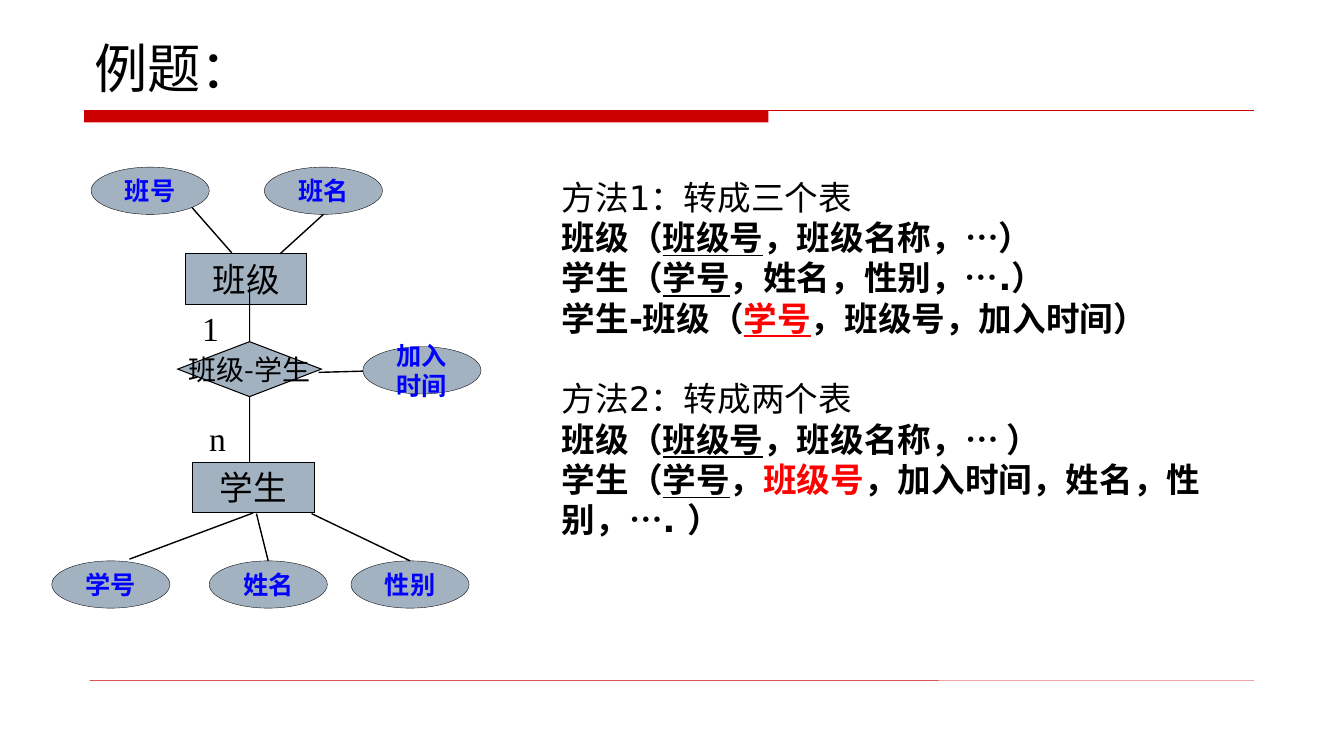
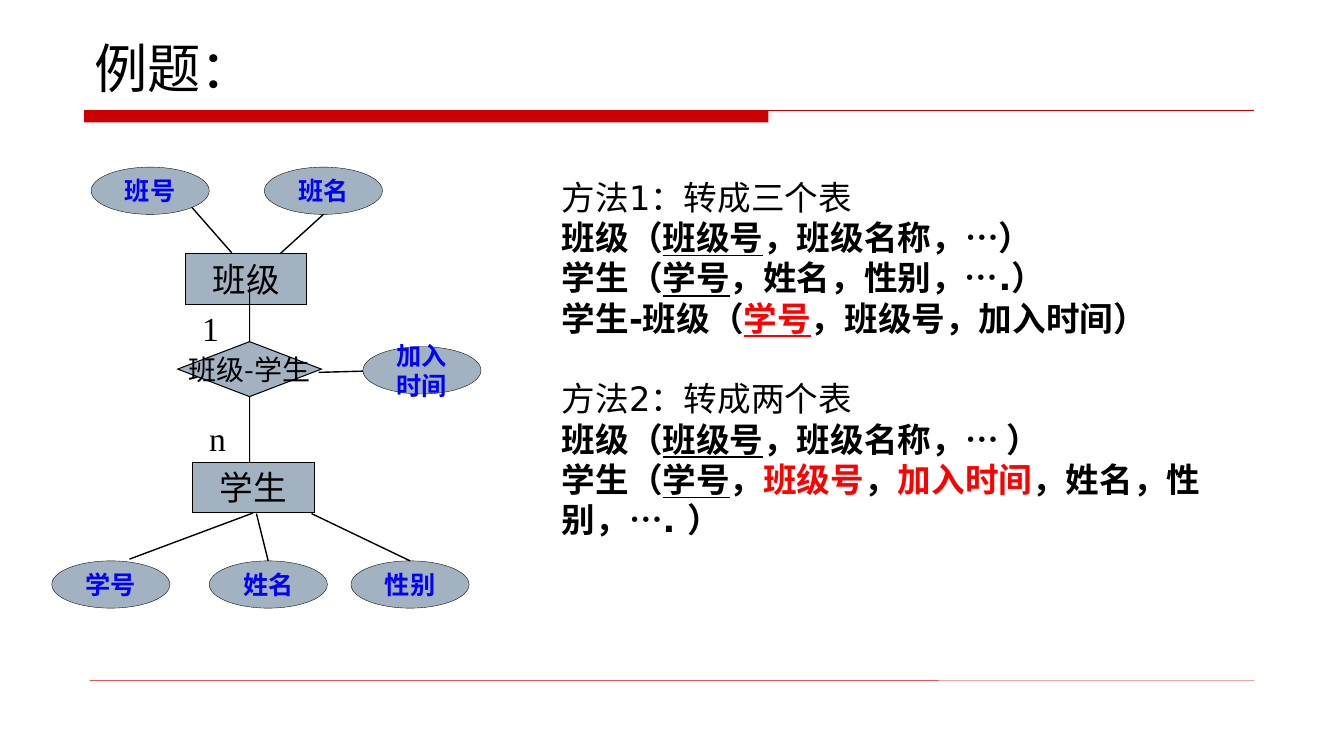
Before and after one commit to 1iusha/HENU-Final-Review, a slide deck: slide 63 of 数据库系统/课件/数据库系统_课件_07-1数据库设计.pptx. Drawn at 1344x756 pixels with LibreOffice and Linux fonts; fonts in the diff are those of the drawing. Boxes give left, top, right and bottom in pixels: in the first picture for what was removed or moved away, otherwise in the second. Text is boxed around its words. In the diff, an @@ line names an element or a change of style, - is before the commit and + after.

```diff
--- a/数据库系统/课件/数据库系统_课件_07-1数据库设计.pptx
+++ b/数据库系统/课件/数据库系统_课件_07-1数据库设计.pptx
@@ text at (562,457,1200,537): text colour #000000 to #FF0000 in "学生（学号，班级号，加入时间，姓名，性别，…." @@
```
Also in this commit, not shown: 3 other slides changed, 4 other files.
